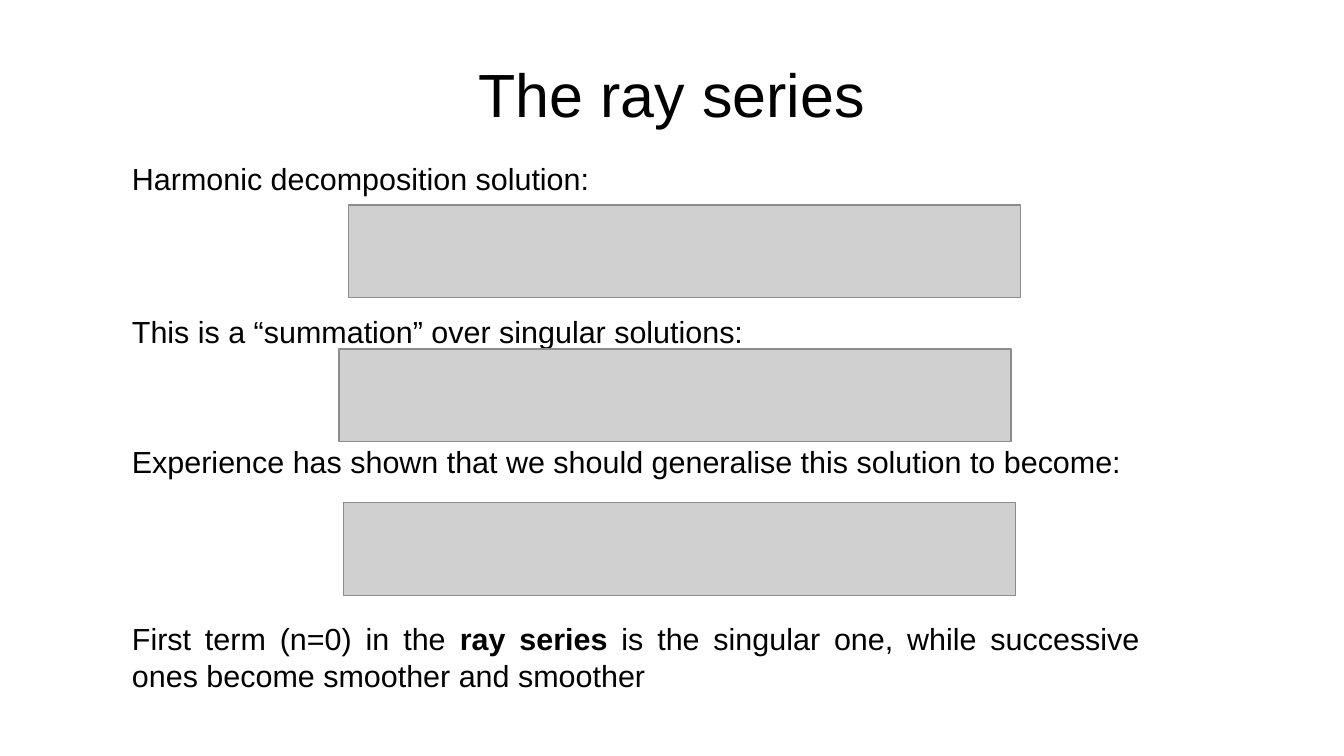
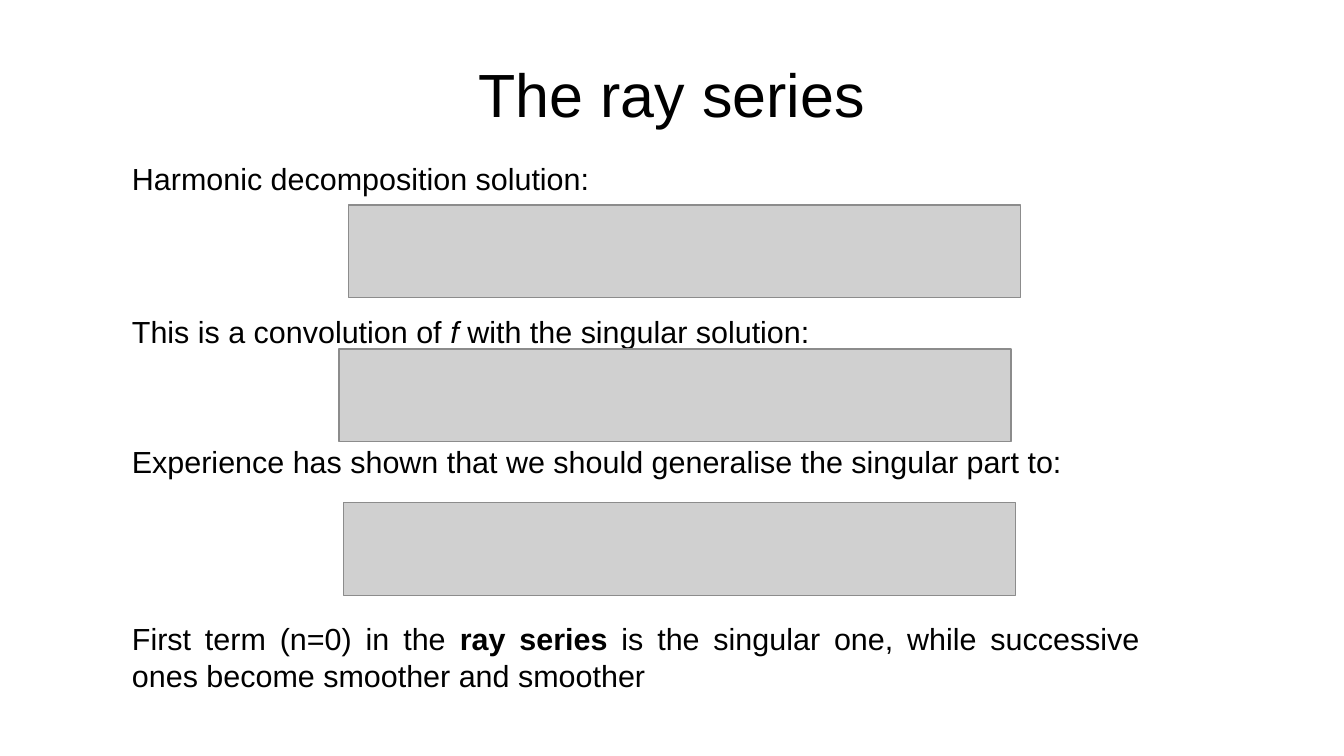
Before and after one commit to da380/PEPLectures, a slide deck: slide 12 of slides/slides5.odp. Drawn at 1344x756 pixels with LibreOffice and Linux fonts; fonts in the diff are those of the drawing; grey boxes stand for pictures. Boxes give left, top, right and bottom in pixels: in the first picture for what was removed or moved away, otherwise in the second. Text is boxed around its words. In the diff, an @@ line names an element or a change of style, - is before the commit and + after.

```diff
--- a/slides/slides5.odp
+++ b/slides/slides5.odp
@@ text at [132, 321, 809, 349]: text changed @@
-This is a “summation” over singular solutions:
+This is a convolution of f with the singular solution:
@@ text at [132, 451, 1062, 479]: text changed @@
-Experience has shown that we should generalise this solution to become:
+Experience has shown that we should generalise the singular part to:
```
Also in this commit, not shown: 15 other files.
